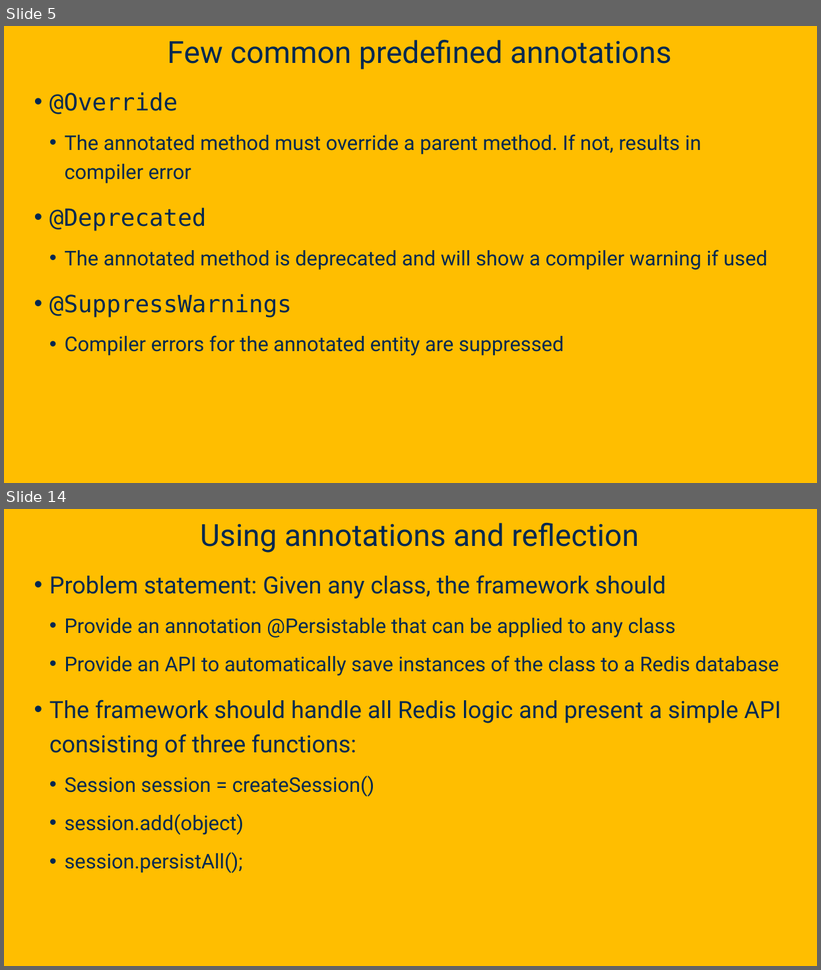
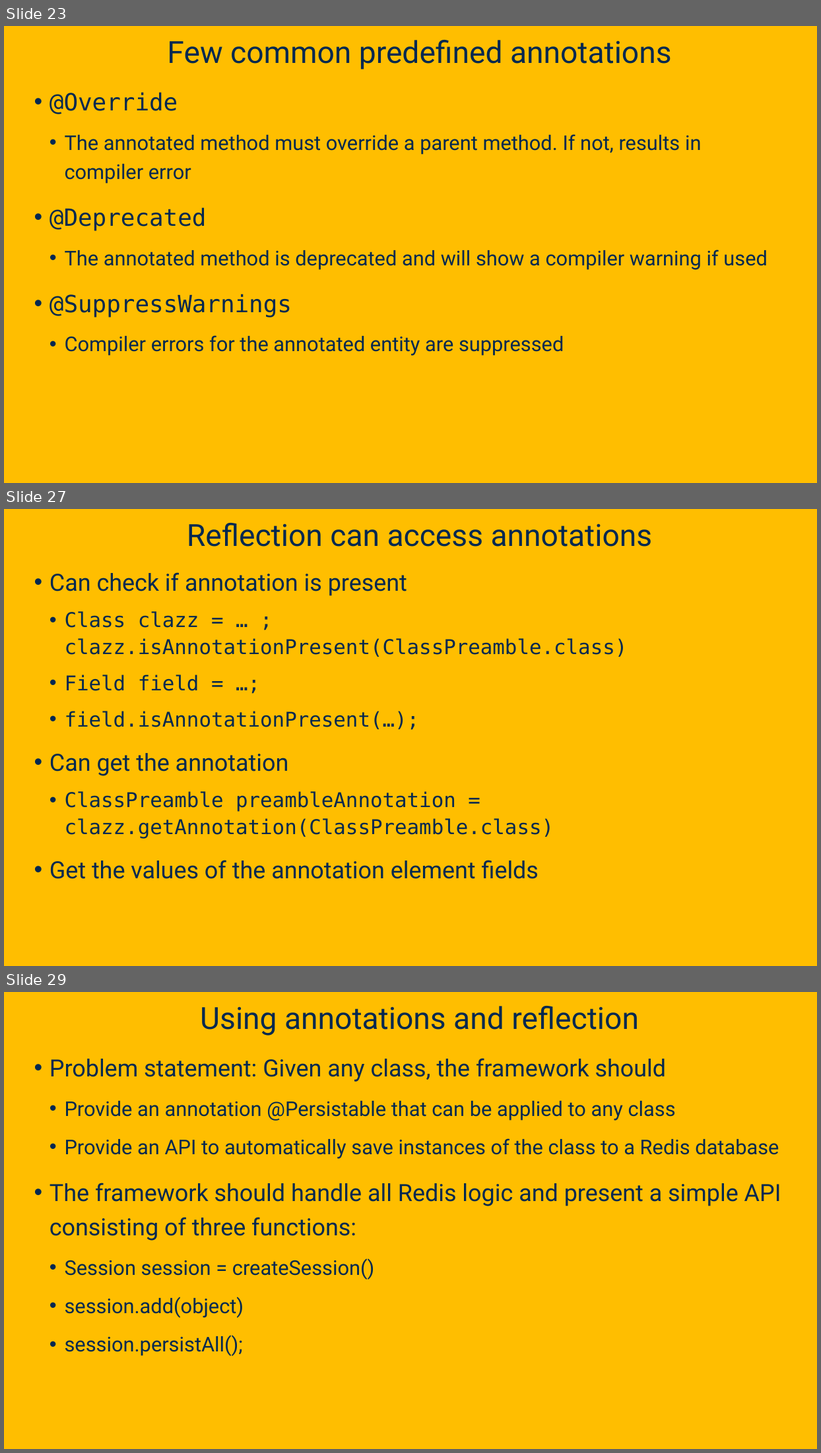
Before and after one commit to davsec-teaching/ECS160-Winter2025, a slide deck: slides/5_annotations_and_reflection.pptx. Shown one above the other, each under a label of ours: slides 5 and 14 before the commit, slides 23, 27 and 29 after it; the slides between them are not shown. The pictures are 821x970 and 821x1453 pixels, drawn with LibreOffice and Linux fonts; fonts in the diff are those of the drawing; background and template pictures are left out. Boxes give left, top, right and bottom in pixels: in the first picture for what was removed or moved away, otherwise in the second. Text is boxed around its words. In the diff, an @@ line names an element or a change of style, - is before the commit and + after.

```diff
--- a/slides/5_annotations_and_reflection.pptx
+++ b/slides/5_annotations_and_reflection.pptx
@@ slide 27 added at <box>4,509,817,966</box>, background picture (left out) @@
@@ title added at <box>187,523,653,547</box>, 36 pt, text #022850 @@
+Reflection can access annotations
@@ text added at <box>50,572,628,879</box>, 24 pt, text #022850 @@
+• Can check if annotation is present
+  • Class clazz = … ;
+    clazz.isAnnotationPresent(ClassPreamble.class)
+  • Field field = …;
+  • field.isAnnotationPresent(…);
+• Can get the annotation
+  • ClassPreamble preambleAnnotation = clazz.getAnnotation(ClassPreamble.class)
+• Get the values of the annotation element fields
@@ what was slide 5 is now slide 23 @@
@@ what was slide 14 is now slide 29 @@
```
Also in this commit, not shown: 8 slides changed, 17 other slides added, 1 slide removed.
